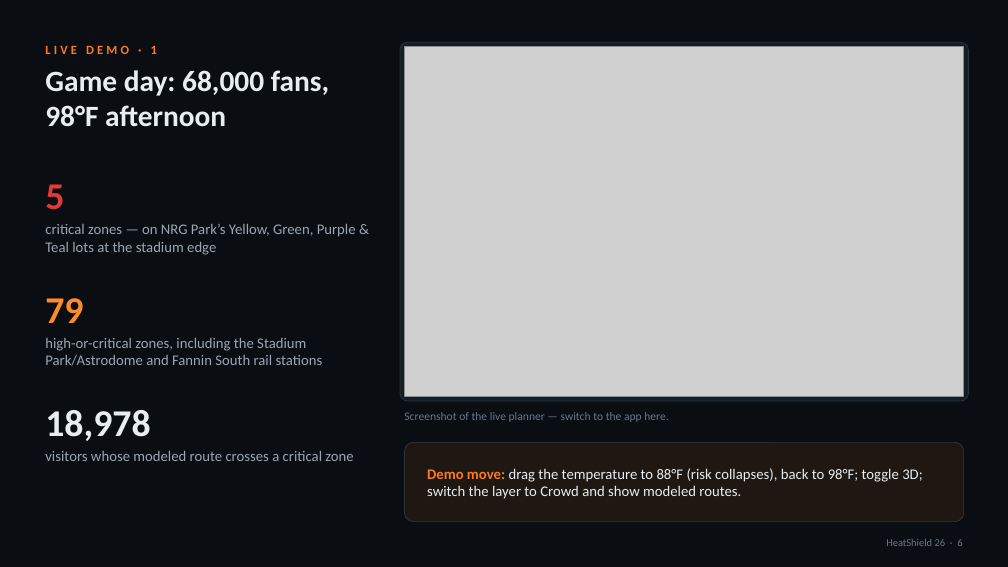
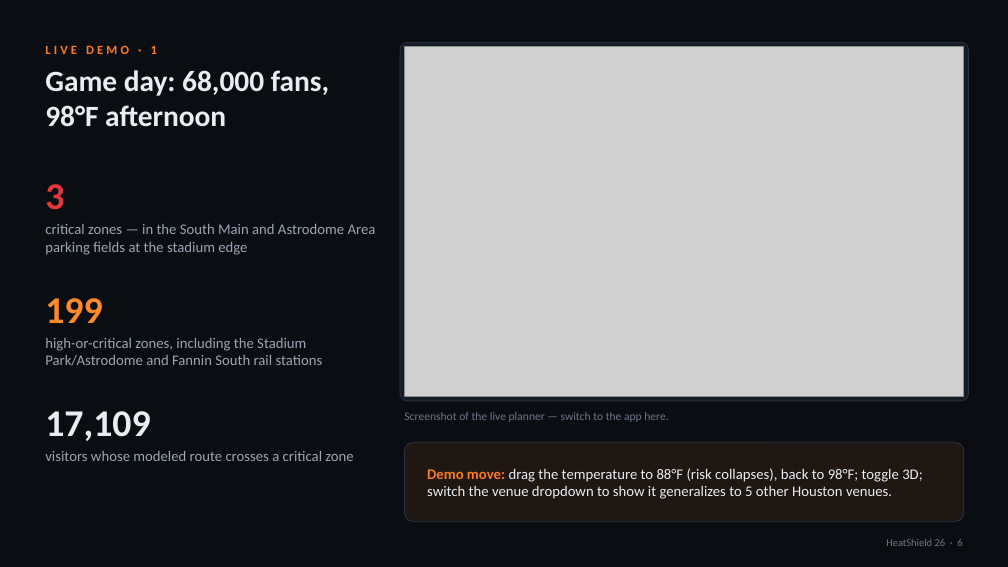
Before and after one commit to salman-khan03/heatshield26, a slide deck: slide 6 of docs/HeatShield26-Pitch.pptx. Drawn at 1008x567 pixels with LibreOffice and Linux fonts; fonts in the diff are those of the drawing; grey boxes stand for pictures. Boxes give left, top, right and bottom in pixels: in the first picture for what was removed or moved away, otherwise in the second. Text is boxed around its words. In the diff, an @@ line names an element or a change of style, - is before the commit and + after.

```diff
--- a/docs/HeatShield26-Pitch.pptx
+++ b/docs/HeatShield26-Pitch.pptx
@@ text at (45, 184, 64, 210): text changed @@
-5
+3
@@ text at (45, 224, 376, 255): text changed @@
-critical zones — on NRG Park’s Yellow, Green, Purple & Teal lots at the stadium edge
+critical zones — in the South Main and Astrodome Area parking fields at the stadium edge
@@ text at (45, 298, 102, 323): text changed @@
-79
+199
@@ text at (45, 411, 150, 441): text changed @@
-18,978
+17,109
@@ text at (427, 468, 922, 499): text changed @@
-Demo move: drag the temperature to 88°F (risk collapses), back to 98°F; toggle 3D; switch the layer to Crowd and show modeled routes.
+Demo move: drag the temperature to 88°F (risk collapses), back to 98°F; toggle 3D; switch the venue dropdown to show it generalizes to 5 other Houston venues.
```
Also in this commit, not shown: 6 other slides changed, 3 other files.
